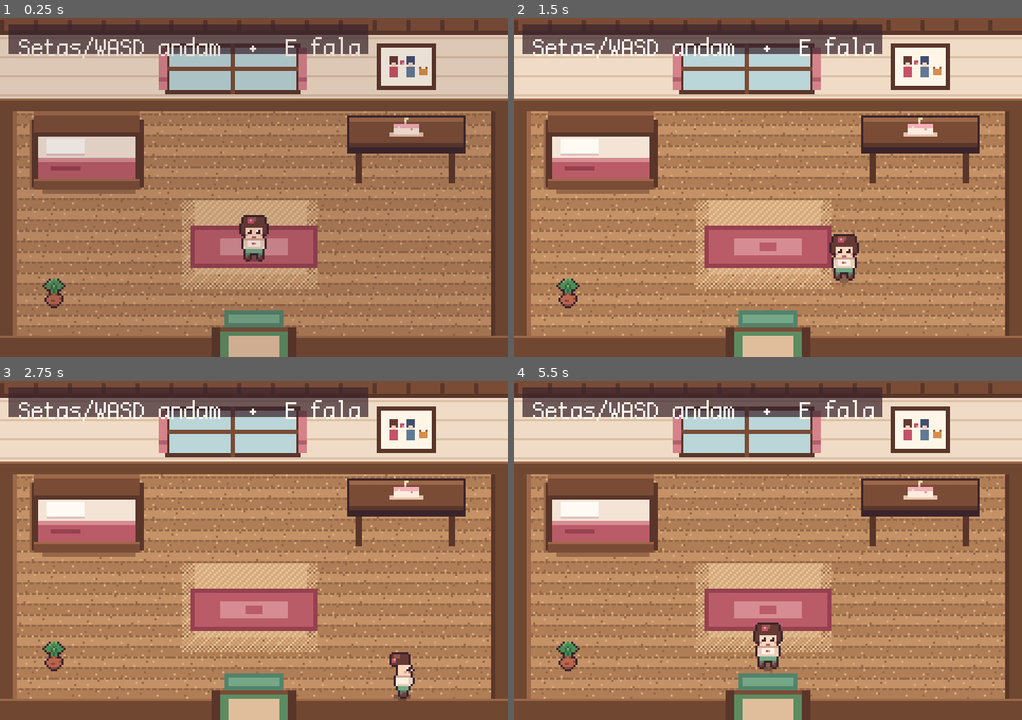
Above: before the commit, frames 1-4 (two rows, left to right).
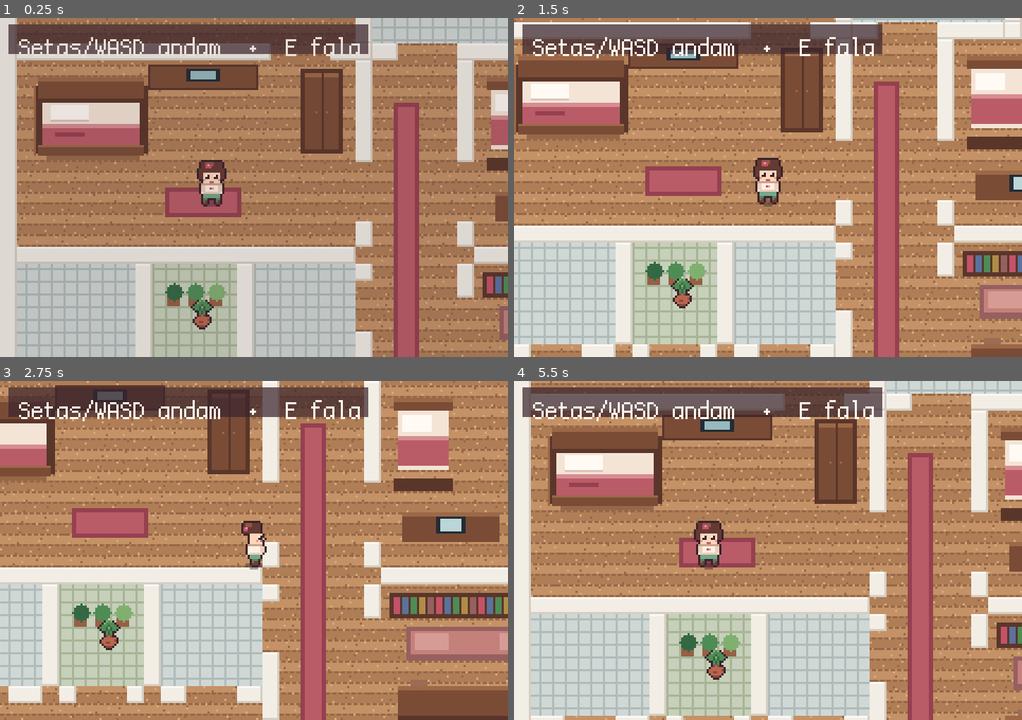
Above: after the commit, the same moments.

Repository: xandevmferreira/xandevmferreira
Game: Godot game, scene res://scenes/casa/casa.tscn
The game is run twice, just before and just after one commit, with the same random seed, the same clock (stepped at 60 frames per second) and the same inputs.
Inputs (mouse positions are in pixels of both pictures, inside the frame that each line leads up to):
- Up to frame 1 (0.25 s): no input
- Up to frame 2 (1.5 s): tap Enter at 0.5 s; move the mouse to (879, 170) at 0.52 s; hold D (move_right) 0.53-1.28 s; hold E (interact) 0.53-1.28 s; click (879, 170) at 0.67 s; tap Space at 0.77 s; move the mouse to (666, 204) at 1.27 s; hold S (move_down) from 1.28 s (still down); tap E (interact) at 1.35 s
- Up to frame 3 (2.75 s): tap Space at 1.52 s; move the mouse to (304, 475) at 2.02 s; release S (move_down) at 2.03 s; hold D (move_right) from 2.03 s (still down); hold E (interact) from 2.03 s (still down); tap Z at 2.1 s
- Up to frame 4 (5.5 s): move the mouse to (742, 618) at 2.77 s; release D (move_right) at 2.78 s; release E (interact) at 2.78 s; hold W (move_up) 2.78-3.53 s; tap Enter at 2.85 s; click (742, 618) at 2.92 s; tap Space at 3.02, 3.77, 4.52 s; tap E (interact) at 3.05, 4.35 s; move the mouse to (920, 601) at 3.52 s; hold E (interact) 3.53-4.28 s; hold A (move_left) 3.53-5.03 s; tap Keypad Enter at 3.6 s; move the mouse to (615, 499) at 4.27 s; move the mouse to (793, 550) at 5.02 s; hold S (move_down) from 5.03 s (still down); hold E (interact) from 5.03 s (still down); click (793, 550) at 5.17 s

The runs differ from the first frame. In frame 1, 71% of the frame differs, in the area x 0-100%, y 0-100%; in frame 2, 78%; in frame 3, 76%; in frame 4, 76%.

Commit message:
Troca a casa do protótipo pela planta da namorada.
O mapa jogável segue os cômodos da planta, com paredes claras e lajota marrom claro só na cozinha. A câmera acompanha a personagem e a porta de entrada continua levando à rua.

Co-authored-by: Alexandre Ferreira <xandevmferreira@users.noreply.github.com>

Diff:
--- a/scenes/casa/casa.tscn
+++ b/scenes/casa/casa.tscn
@@ -15,16 +15,25 @@
 size = Vector2(20, 16)
 
 [sub_resource type="RectangleShape2D" id="RectangleShape2D_cama"]
-size = Vector2(48, 20)
+size = Vector2(52, 24)
 
-[sub_resource type="RectangleShape2D" id="RectangleShape2D_bolo"]
-size = Vector2(52, 20)
+[sub_resource type="RectangleShape2D" id="RectangleShape2D_piano"]
+size = Vector2(22, 34)
 
-[sub_resource type="RectangleShape2D" id="RectangleShape2D_quadro"]
-size = Vector2(36, 18)
+[sub_resource type="RectangleShape2D" id="RectangleShape2D_santos"]
+size = Vector2(60, 20)
+
+[sub_resource type="RectangleShape2D" id="RectangleShape2D_sofa"]
+size = Vector2(70, 22)
+
+[sub_resource type="RectangleShape2D" id="RectangleShape2D_cozinha"]
+size = Vector2(36, 20)
+
+[sub_resource type="RectangleShape2D" id="RectangleShape2D_maquina"]
+size = Vector2(40, 26)
 
 [sub_resource type="RectangleShape2D" id="RectangleShape2D_porta"]
-size = Vector2(36, 16)
+size = Vector2(32, 16)
 
 [node name="Casa" type="Node2D"]
 script = ExtResource("1_map")
@@ -45,10 +54,10 @@
 y_sort_enabled = true
 
 [node name="Player" parent="Props" instance=ExtResource("3_player")]
-position = Vector2(120, 114)
+position = Vector2(100, 156)
 
 [node name="Plant" type="Node2D" parent="Props"]
-position = Vector2(26, 136)
+position = Vector2(96, 214)
 
 [node name="Sprite" type="Sprite2D" parent="Props/Plant"]
 texture_filter = 0
@@ -76,7 +85,7 @@
 [node name="Talkers" type="Node2D" parent="."]
 
 [node name="Cama" type="Area2D" parent="Talkers"]
-position = Vector2(40, 86)
+position = Vector2(44, 140)
 collision_layer = 4
 collision_mask = 0
 monitoring = false
@@ -86,30 +95,63 @@
 [node name="CollisionShape2D" type="CollisionShape2D" parent="Talkers/Cama"]
 shape = SubResource("RectangleShape2D_cama")
 
-[node name="Bolo" type="Area2D" parent="Talkers"]
-position = Vector2(192, 86)
+[node name="Piano" type="Area2D" parent="Talkers"]
+position = Vector2(23, 263)
 collision_layer = 4
 collision_mask = 0
 monitoring = false
 script = ExtResource("6_falar")
-dialogue_id = "bolo"
+dialogue_id = "piano"
 
-[node name="CollisionShape2D" type="CollisionShape2D" parent="Talkers/Bolo"]
-shape = SubResource("RectangleShape2D_bolo")
+[node name="CollisionShape2D" type="CollisionShape2D" parent="Talkers/Piano"]
+shape = SubResource("RectangleShape2D_piano")
 
-[node name="Quadro" type="Area2D" parent="Talkers"]
-position = Vector2(192, 78)
+[node name="Santos" type="Area2D" parent="Talkers"]
+position = Vector2(72, 257)
 collision_layer = 4
 collision_mask = 0
 monitoring = false
 script = ExtResource("6_falar")
-dialogue_id = "quadro"
+dialogue_id = "santos"
 
-[node name="CollisionShape2D" type="CollisionShape2D" parent="Talkers/Quadro"]
-shape = SubResource("RectangleShape2D_quadro")
+[node name="CollisionShape2D" type="CollisionShape2D" parent="Talkers/Santos"]
+shape = SubResource("RectangleShape2D_santos")
+
+[node name="Sofa" type="Area2D" parent="Talkers"]
+position = Vector2(268, 212)
+collision_layer = 4
+collision_mask = 0
+monitoring = false
+script = ExtResource("6_falar")
+dialogue_id = "sofa"
+
+[node name="CollisionShape2D" type="CollisionShape2D" parent="Talkers/Sofa"]
+shape = SubResource("RectangleShape2D_sofa")
+
+[node name="Cozinha" type="Area2D" parent="Talkers"]
+position = Vector2(400, 132)
+collision_layer = 4
+collision_mask = 0
+monitoring = false
+script = ExtResource("6_falar")
+dialogue_id = "cozinha"
+
+[node name="CollisionShape2D" type="CollisionShape2D" parent="Talkers/Cozinha"]
+shape = SubResource("RectangleShape2D_cozinha")
+
+[node name="Maquina" type="Area2D" parent="Talkers"]
+position = Vector2(378, 29)
+collision_layer = 4
+collision_mask = 0
+monitoring = false
+script = ExtResource("6_falar")
+dialogue_id = "maquina"
+
+[node name="CollisionShape2D" type="CollisionShape2D" parent="Talkers/Maquina"]
+shape = SubResource("RectangleShape2D_maquina")
 
 [node name="Door" type="Area2D" parent="."]
-position = Vector2(120, 150)
+position = Vector2(408, 298)
 collision_layer = 0
 collision_mask = 2
 monitorable = false
@@ -123,7 +165,7 @@
 [node name="Spawns" type="Node2D" parent="."]
 
 [node name="default" type="Marker2D" parent="Spawns"]
-position = Vector2(120, 114)
+position = Vector2(100, 156)
 
 [node name="from_rua" type="Marker2D" parent="Spawns"]
-position = Vector2(120, 130)
+position = Vector2(408, 252)
--- /dev/null
+++ b/scripts/casa_walls.gd
@@ -0,0 +1,79 @@
+class_name CasaWalls
+extends RefCounted
+
+## Paredes e móveis sólidos da casa.
+## Sai de tools/generate_art.py, da mesma lista que desenha o mapa.
+
+const SIZE := Vector2i(480, 368)
+
+const RECTS: Array[Rect2] = [
+	Rect2(0, 0, 480, 8),
+	Rect2(0, 8, 8, 280),
+	Rect2(472, 8, 8, 72),
+	Rect2(472, 88, 8, 88),
+	Rect2(472, 176, 8, 112),
+	Rect2(0, 288, 392, 8),
+	Rect2(424, 288, 56, 8),
+	Rect2(0, 296, 8, 72),
+	Rect2(472, 296, 8, 72),
+	Rect2(0, 360, 480, 8),
+	Rect2(168, 8, 8, 72),
+	Rect2(248, 8, 8, 16),
+	Rect2(248, 56, 8, 24),
+	Rect2(336, 8, 8, 24),
+	Rect2(336, 56, 8, 24),
+	Rect2(8, 80, 120, 8),
+	Rect2(156, 80, 20, 8),
+	Rect2(176, 80, 12, 8),
+	Rect2(216, 80, 32, 8),
+	Rect2(248, 80, 8, 8),
+	Rect2(256, 80, 80, 8),
+	Rect2(336, 80, 8, 8),
+	Rect2(344, 80, 128, 8),
+	Rect2(168, 88, 8, 48),
+	Rect2(168, 164, 8, 12),
+	Rect2(216, 88, 8, 48),
+	Rect2(216, 164, 8, 12),
+	Rect2(336, 88, 8, 88),
+	Rect2(8, 176, 160, 8),
+	Rect2(224, 176, 112, 8),
+	Rect2(336, 176, 8, 8),
+	Rect2(344, 176, 24, 8),
+	Rect2(404, 176, 68, 8),
+	Rect2(64, 184, 8, 48),
+	Rect2(112, 184, 8, 48),
+	Rect2(8, 232, 16, 8),
+	Rect2(48, 232, 16, 8),
+	Rect2(72, 232, 8, 8),
+	Rect2(104, 232, 8, 8),
+	Rect2(120, 232, 12, 8),
+	Rect2(156, 232, 12, 8),
+	Rect2(168, 184, 8, 8),
+	Rect2(168, 216, 8, 32),
+	Rect2(168, 276, 8, 12),
+	Rect2(216, 184, 8, 16),
+	Rect2(216, 264, 8, 24),
+	Rect2(336, 184, 8, 76),
+	Rect2(336, 284, 8, 4),
+	Rect2(344, 232, 40, 8),
+	Rect2(416, 232, 56, 8),
+	Rect2(16, 12, 54, 38),
+	Rect2(16, 96, 54, 38),
+	Rect2(70, 90, 52, 12),
+	Rect2(142, 92, 20, 40),
+	Rect2(230, 96, 28, 44),
+	Rect2(308, 92, 18, 40),
+	Rect2(234, 150, 46, 14),
+	Rect2(360, 18, 36, 22),
+	Rect2(360, 90, 80, 12),
+	Rect2(360, 108, 22, 16),
+	Rect2(386, 108, 26, 14),
+	Rect2(452, 108, 12, 34),
+	Rect2(368, 150, 60, 12),
+	Rect2(228, 188, 84, 12),
+	Rect2(236, 204, 64, 16),
+	Rect2(232, 228, 68, 24),
+	Rect2(384, 194, 56, 22),
+	Rect2(16, 248, 14, 30),
+	Rect2(44, 250, 56, 14),
+]
--- a/scripts/game.gd
+++ b/scripts/game.gd
@@ -103,7 +103,24 @@
 	_prompt.visible = show_prompt
 	if show_prompt:
 		var bob := -1.0 if int(Time.get_ticks_msec() / 280.0) % 2 == 0 else 0.0
-		_prompt.position = _prompt_anchor + Vector2(-6, -18 + bob)
+		_prompt.position = _screen_point(_prompt_anchor) + Vector2(-6, -18 + bob)
+
+func _screen_point(world: Vector2) -> Vector2:
+	var cam := get_viewport().get_camera_2d()
+	if cam == null:
+		return world
+	var view := get_viewport().get_visible_rect().size
+	var half := view * 0.5
+	var center := cam.global_position + cam.offset
+	if cam.limit_right > cam.limit_left:
+		var min_x := float(cam.limit_left) + half.x
+		var max_x := float(cam.limit_right) - half.x
+		center.x = (min_x + max_x) * 0.5 if max_x < min_x else clampf(center.x, min_x, max_x)
+	if cam.limit_bottom > cam.limit_top:
+		var min_y := float(cam.limit_top) + half.y
+		var max_y := float(cam.limit_bottom) - half.y
+		center.y = (min_y + max_y) * 0.5 if max_y < min_y else clampf(center.y, min_y, max_y)
+	return (world - center) * cam.zoom + half
 
 func _show_current_line() -> void:
 	_full = _lines[_index]
--- a/scripts/map.gd
+++ b/scripts/map.gd
@@ -4,14 +4,6 @@
 ## As áreas de fala e os objetos ficam na cena, para poder mover no editor.
 
 @export var map_id := "casa"
-
-const CASA_WALLS: Array[Rect2] = [
-	Rect2(0, 0, 240, 86),
-	Rect2(0, 86, 8, 64),
-	Rect2(232, 86, 8, 64),
-	Rect2(0, 150, 100, 10),
-	Rect2(140, 150, 100, 10),
-]
 
 const RUA_WALLS: Array[Rect2] = [
 	Rect2(68, 28, 104, 66),
@@ -25,10 +17,24 @@
 
 func _ready() -> void:
 	_build_walls()
+	if map_id == "casa":
+		_follow_player()
 	Game.on_map_ready($Props/Player, $Spawns)
 
+func _follow_player() -> void:
+	var cam := $Camera2D as Camera2D
+	cam.limit_left = 0
+	cam.limit_top = 0
+	cam.limit_right = CasaWalls.SIZE.x
+	cam.limit_bottom = CasaWalls.SIZE.y
+	cam.position_smoothing_enabled = false
+	cam.offset = Vector2(0, -8)
+	cam.reparent($Props/Player)
+	cam.position = Vector2.ZERO
+	cam.make_current()
+
 func _build_walls() -> void:
-	var rects: Array[Rect2] = CASA_WALLS if map_id == "casa" else RUA_WALLS
+	var rects: Array[Rect2] = CasaWalls.RECTS if map_id == "casa" else RUA_WALLS
 	var body := $Walls as StaticBody2D
 	for rect: Rect2 in rects:
 		var shape := RectangleShape2D.new()
--- a/scripts/story.gd
+++ b/scripts/story.gd
@@ -11,19 +11,27 @@
 
 const DIALOGUES := {
 	"cama": [
-		"O lençol está dobrado de um jeito que você não costuma deixar.",
-		"Alguém passou por aqui antes de você acordar.",
+		"Sua cama, no quarto da Amanda.",
+		"O lençol está do jeito que você deixou.",
 	],
-	"bolo": [
-		"Um bolo pequeno espera na mesa, com a vela ainda apagada.",
-		"O parabéns ficou guardado para daqui a pouco.",
+	"piano": [
+		"O piano sem causa, encostado na sala.",
+	],
+	"santos": [
+		"Os santos católicos, na estante.",
+	],
+	"sofa": [
+		"O sofá da sala, de frente para a TV.",
+	],
+	"cozinha": [
+		"A cozinha. As lajotas da parede são marrom claro.",
+		"O fogão e a pia ficam ao lado da bancada.",
+	],
+	"maquina": [
+		"A máquina de lavar, na lavanderia.",
 	],
 	"planta": [
-		"Alguém regou a planta. As folhas estão firmes, viradas para a luz.",
-	],
-	"quadro": [
-		"Um desenho feito à mão: duas pessoas, um gato e esta casa.",
-		"Embaixo, com letra miúda: nossa casa.",
+		"As plantas da área, perto dos banheiros.",
 	],
 	"flores": [
 		"Flores recém-cortadas, ao lado da porta.",
--- a/tools/smoke_test.gd
+++ b/tools/smoke_test.gd
@@ -21,7 +21,7 @@
 		_fail("cena inicial %s" % casa)
 		return
 	var player := casa.get_node("Props/Player") as CharacterBody2D
-	if player.global_position.distance_to(Vector2(120, 114)) > 1.5:
+	if player.global_position.distance_to(Vector2(100, 156)) > 1.5:
 		_fail("spawn da casa em %s" % player.global_position)
 
 	var origin := player.global_position
@@ -41,7 +41,7 @@
 	if player.global_position.y > origin.y - 4.0:
 		_fail("não andou para cima: %s" % player.global_position)
 
-	player.global_position = Vector2(40, 102)
+	player.global_position = Vector2(44, 150)
 	player.facing = Vector2.UP
 	for _i in 3:
 		await physics_frame
@@ -59,7 +59,7 @@
 		if _game.dialogue_open:
 			_fail("a fala da cama não terminou")
 
-	casa.get_node("Talkers/Bolo").interact()
+	casa.get_node("Talkers/Cozinha").interact()
 	await process_frame
 	_press_interact()
 	for _frame in 2:
@@ -81,7 +81,12 @@
 	_check_lines()
 
 	await create_timer(0.55).timeout
-	player.global_position = Vector2(120, 136)
+	player.global_position = Vector2(400, 132)
+	player.facing = Vector2.UP
+	for _i in 3:
+		await physics_frame
+	await _shot(casa, "/tmp/art-preview/godot_cozinha.png")
+	player.global_position = Vector2(408, 274)
 	await physics_frame
 	Input.action_press("move_down")
 	var reached := false
@@ -119,7 +124,7 @@
 			for _i in 20:
 				await process_frame
 			var home := current_scene.get_node("Props/Player") as Node2D
-			if home.global_position.distance_to(Vector2(120, 130)) > 2.0:
+			if home.global_position.distance_to(Vector2(408, 252)) > 2.0:
 				_fail("spawn de volta em %s" % home.global_position)
 
 	await create_timer(0.4).timeout
Binary file changed: assets/maps/casa.png
Not shown, added: docs/.gdignore
Not shown, added: references/.gdignore
Binary file added: references/locations/casa/planta.png
Not shown: 1 places in scenes/casa/casa.tscn that only renumber resources
Not shown, added: scripts/casa_walls.gd.uid
Not shown, added: docs/casa.md
Not shown, changed: tools/generate_art.py
